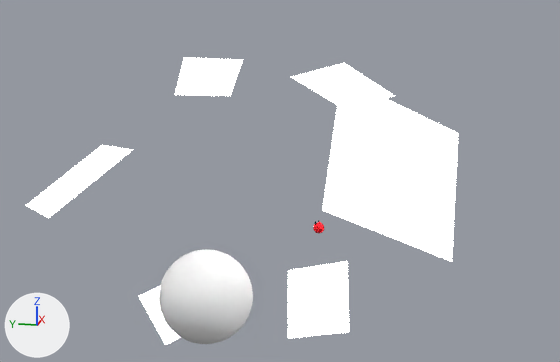
What one commit did to the Blender file 04-Shots/Shot15.1.blend.
Rendered twice from a 50 mm lens placed at (-77.0, -23.2, 32.1), pointed at (2.9, -7.2, 12.1). Every picture has the same lights, and +X, +Y and +Z are marked at lower left.

Objects in the first picture: 'Aufheller', 'Aufheller.001', 'Aufheller2', 'Aufheller3', 'Hauptlicht', 'Hauptlicht.001', 'Teufel', 'Weltkugel'.
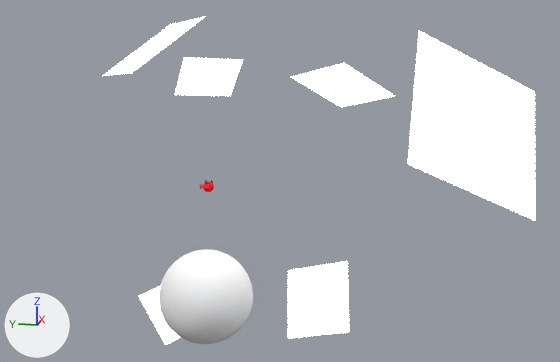
Changed parts and their boxes (x1, y1, x2, y2) in the pictures (560 x 362 px):
'Aufheller2', moved
    before: (322, 77, 458, 262)
    after: (408, 31, 536, 221)
'Aufheller3', moved
    before: (26, 145, 132, 218)
    after: (103, 16, 206, 76)
'Teufel', moved, turned
    before: (313, 220, 324, 233)
    after: (200, 180, 214, 192)

The change, as a list of edits to the scene's bpy script:
```text
Change ob_aufheller2:
    ob_aufheller2.location: (-9.13, -20.13, 16.73) -> (-9.23, -26.83, 20.91)
Change ob_aufheller3:
    ob_aufheller3.location: (-13.64, 8.09, 15.55) -> (-3.86, 4.14, 26.67)
Change ob_teufel:
    ob_teufel.location: (-0.3, -12.0, 8.07) -> (0.94, 0.19, 11.54)
    ob_teufel.rotation_euler: (0.353, -0.0477, 2.69) -> (0.364, 0.0501, 1.505)  # degrees (20, -2.7, 154) -> degrees (21, 2.9, 86)
```
